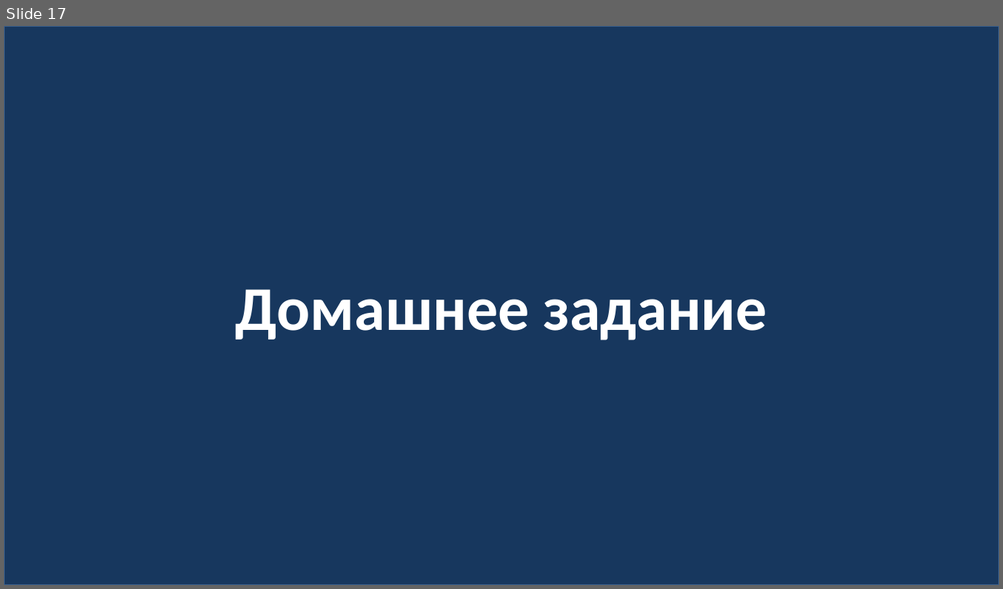
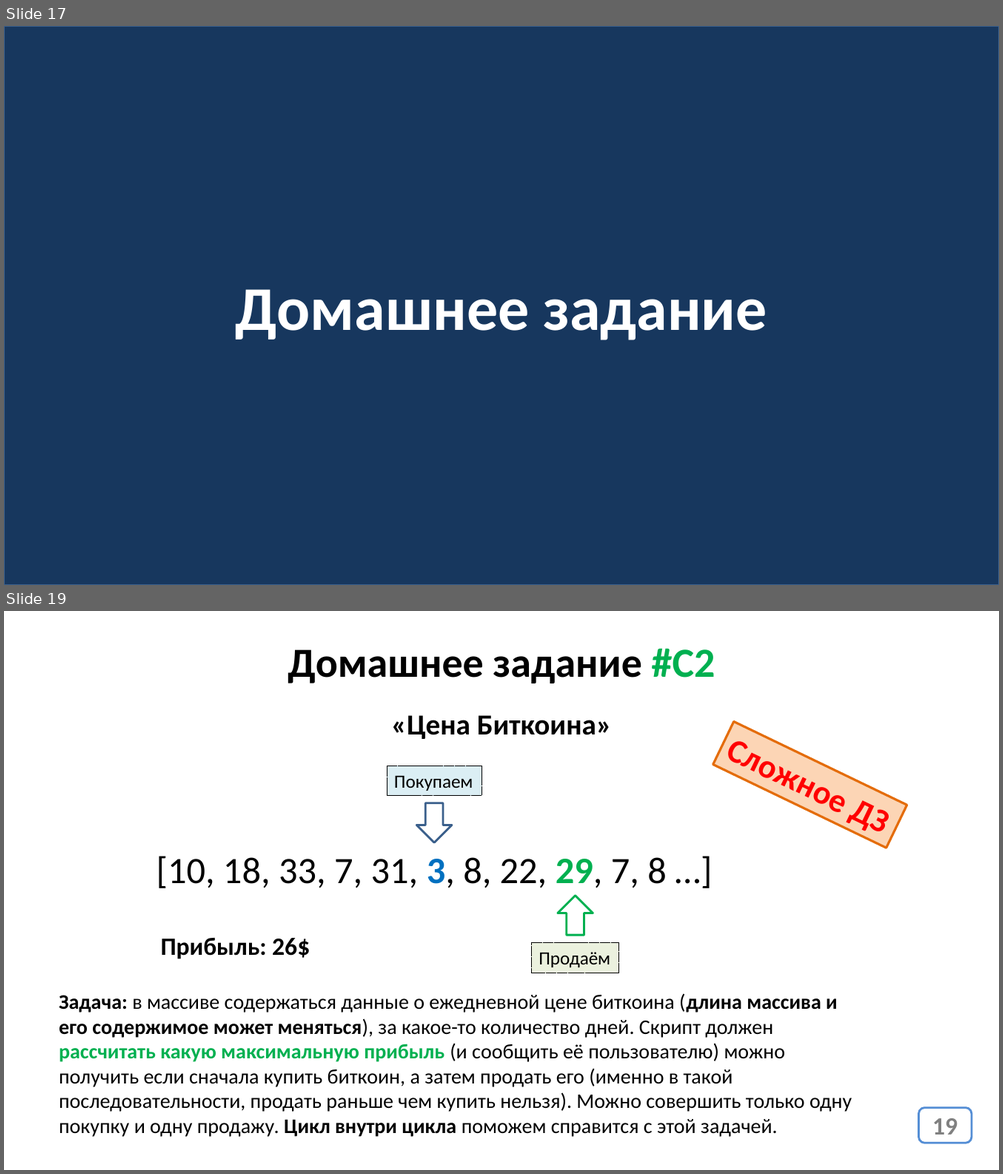
Before and after one commit to web36-ortdnipro/lesson22, a slide deck: lesson22.pptx. Shown one above the other, each under a label of ours: slide 17 before the commit, slides 17 and 19 after it; the slides between them are not shown. The pictures are 1003x589 and 1003x1174 pixels, drawn with LibreOffice and Linux fonts; fonts in the diff are those of the drawing. Boxes give left, top, right and bottom in pixels: in the first picture for what was removed or moved away, otherwise in the second. Text is boxed around its words. In the diff, an @@ line names an element or a change of style, - is before the commit and + after.

```diff
--- a/lesson22.pptx
+++ b/lesson22.pptx
@@ slide 19 added at (x1=4, y1=611, x2=999, y2=1170), background #FFFFFF @@
@@ text added at (x1=287, y1=648, x2=715, y2=684), 40 pt, text #000000, bold @@
+Домашнее задание #C2
@@ title added at (x1=391, y1=715, x2=612, y2=739), 28 pt, text #000000, bold @@
+«Цена Биткоина»
@@ rectangle added at (x1=713, y1=721, x2=907, y2=848), fill #FCD5B5, outline #E46C0A 2.25 pt, 32 pt, text #FF0000, bold @@
+Cложное ДЗ
@@ rectangle added at (x1=387, y1=766, x2=481, y2=795), fill #DBEEF4, outline #000000 0.75 pt dashed, 18 pt, text #000000 @@
+Покупаем
@@ down arrow added at (x1=417, y1=803, x2=452, y2=843), outline #3A5F8C 2 pt @@
@@ text added at (x1=156, y1=856, x2=666, y2=889), 36 pt, text #000000 @@
+[10, 18, 33, 7, 31, 3, 8, 22, 29, 7, 8 …]
@@ down arrow added at (x1=558, y1=896, x2=593, y2=936), outline #00B050 2 pt @@
@@ text added at (x1=161, y1=938, x2=310, y2=960), 24 pt, text #000000, bold @@
+Прибыль: 26$
@@ rectangle added at (x1=532, y1=943, x2=620, y2=973), fill #EBF1DE, outline #000000 0.75 pt dashed, 18 pt, text #000000 @@
+Продаём
@@ text added at (x1=59, y1=994, x2=851, y2=1137), 20 pt, text #000000 @@
+Задача: в массиве содержаться данные о ежедневной цене биткоина (длина массива и его содержимое может меняться), за какое-то количество дней. Скрипт должен рассчитать какую максимальную прибыль (и сообщить её пользователю) можно получить если сначала купить биткоин, а затем продать его (именно в такой последовательности, продать раньше чем купить нельзя). Можно совершить только одну покупку и одну продажу. Цикл внутри цикла поможем справится с этой задачей.
@@ page number added at (x1=919, y1=1108, x2=972, y2=1143), fill #FFFFFF, outline #558ED5 2 pt, 24 pt, text #808080, bold @@
+19
```
Also in this commit, not shown: 1 slide changed, 1 other file.
